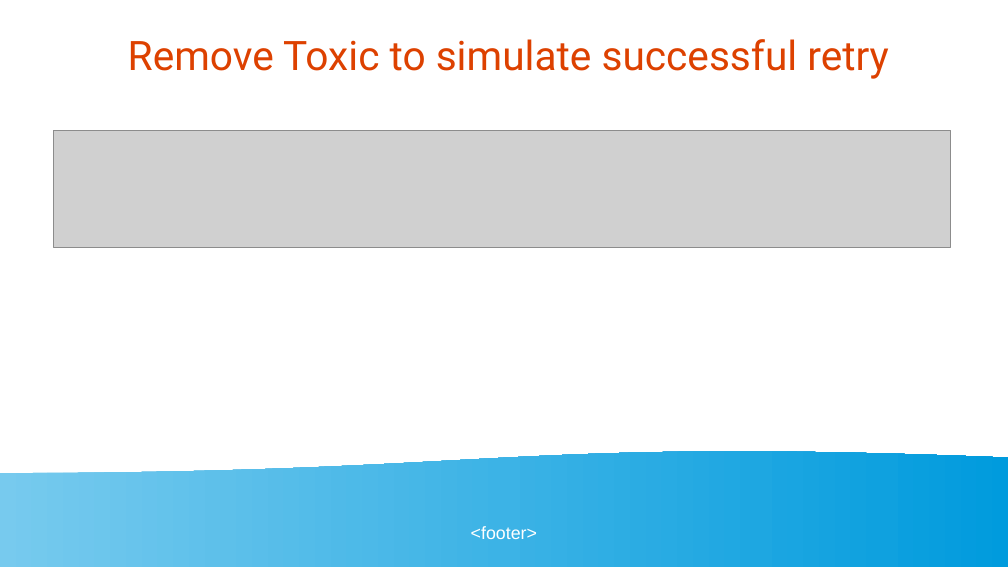
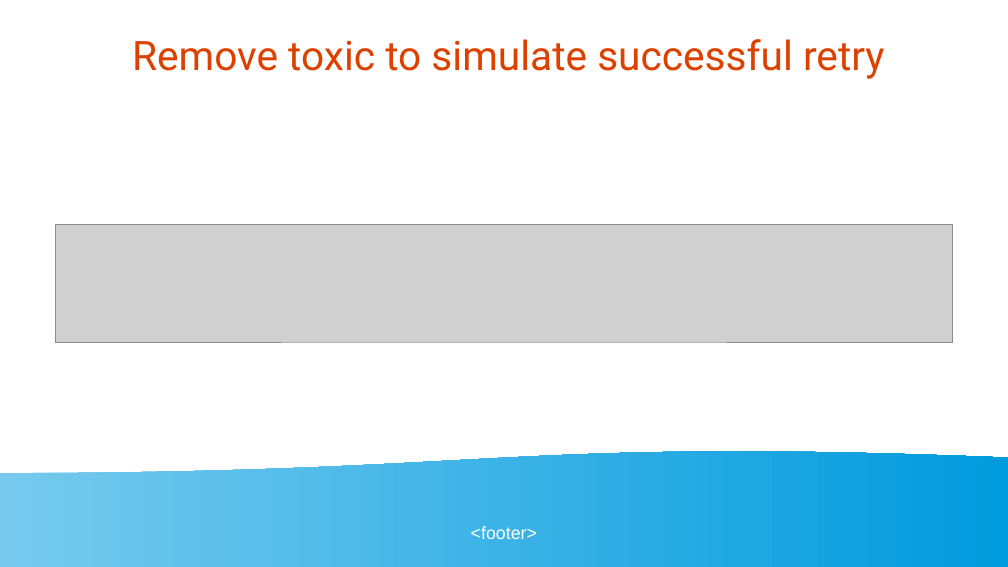
Before and after one commit to golangbot/gophercon-uk-2025-talk, a slide deck: slide 17 of Presentation.odp. Drawn at 1008x567 pixels with LibreOffice and Linux fonts; fonts in the diff are those of the drawing; grey boxes stand for pictures. Boxes give left, top, right and bottom in pixels: in the first picture for what was removed or moved away, otherwise in the second. Text is boxed around its words. In the diff, an @@ line names an element or a change of style, - is before the commit and + after.

```diff
--- a/Presentation.odp
+++ b/Presentation.odp
@@ title at (132,39,885,79): text changed @@
-Remove Toxic to simulate successful retry
+Remove toxic to simulate successful retry
@@ picture: place and size @@
-picture at (54,130,951,247)
+picture at (56,225,953,342)
```
Also in this commit, not shown: 5 other slides changed, 2 other files.
